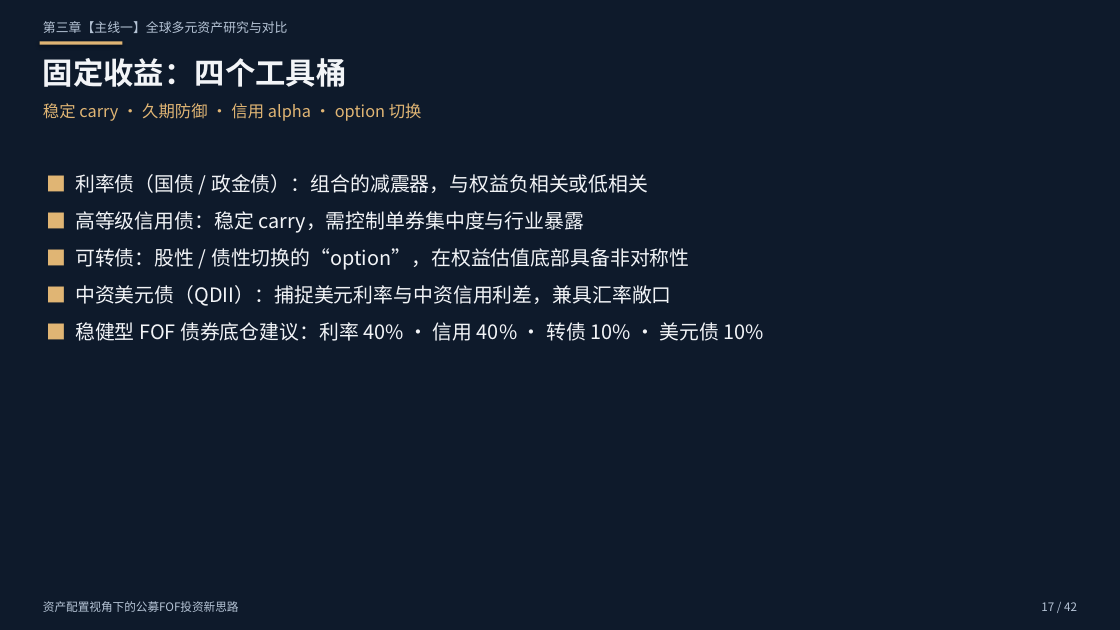
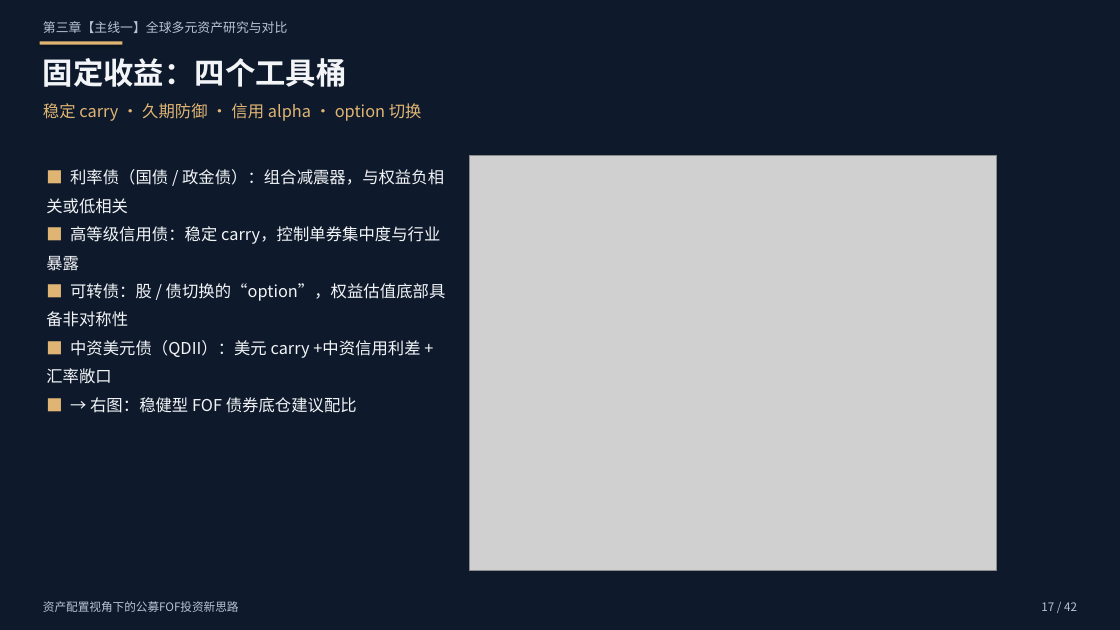
Before and after one commit to xuchendu-web/GGSDDU, a slide deck: slide 17 of output/FOF资产配置新思路.pptx. Drawn at 1120x630 pixels with LibreOffice and Linux fonts; fonts in the diff are those of the drawing; grey boxes stand for pictures. Boxes give left, top, right and bottom in pixels: in the first picture for what was removed or moved away, otherwise in the second. Text is boxed around its words. In the diff, an @@ line names an element or a change of style, - is before the commit and + after.

```diff
--- a/output/FOF资产配置新思路.pptx
+++ b/output/FOF资产配置新思路.pptx
@@ text at (46,169,446,413): text changed; size 17 to 14 pt @@
-■ 利率债（国债 / 政金债）：组合的减震器，与权益负相关或低相关
-■ 高等级信用债：稳定 carry，需控制单券集中度与行业暴露
-■ 可转债：股性 / 债性切换的“option”，在权益估值底部具备非对称性
-■ 中资美元债（QDII）：捕捉美元利率与中资信用利差，兼具汇率敞口
-■ 稳健型 FOF 债券底仓建议：利率 40% · 信用 40% · 转债 10% · 美元债 10%
+■ 利率债（国债 / 政金债）：组合减震器，与权益负相关或低相关
+■ 高等级信用债：稳定 carry，控制单券集中度与行业暴露
+■ 可转债：股 / 债切换的“option”，权益估值底部具备非对称性
+■ 中资美元债（QDII）：美元 carry +中资信用利差 + 汇率敞口
+■ → 右图：稳健型 FOF 债券底仓建议配比
@@ picture added at (470,155,996,571) @@
```
Also in this commit, not shown: 9 other slides changed, 13 other files.
